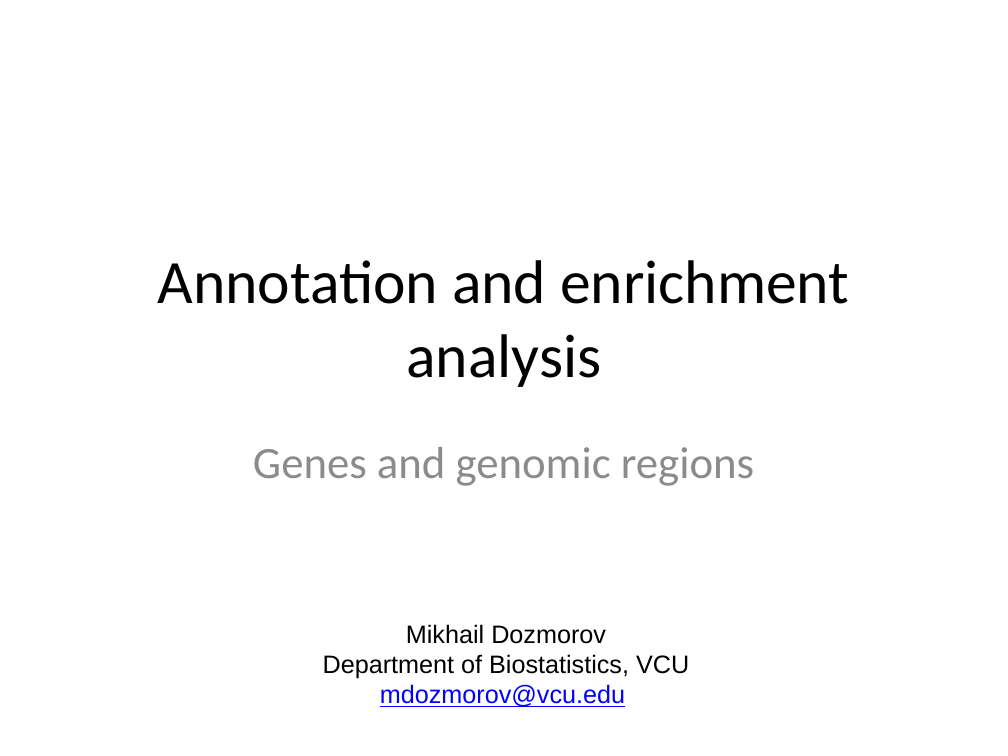
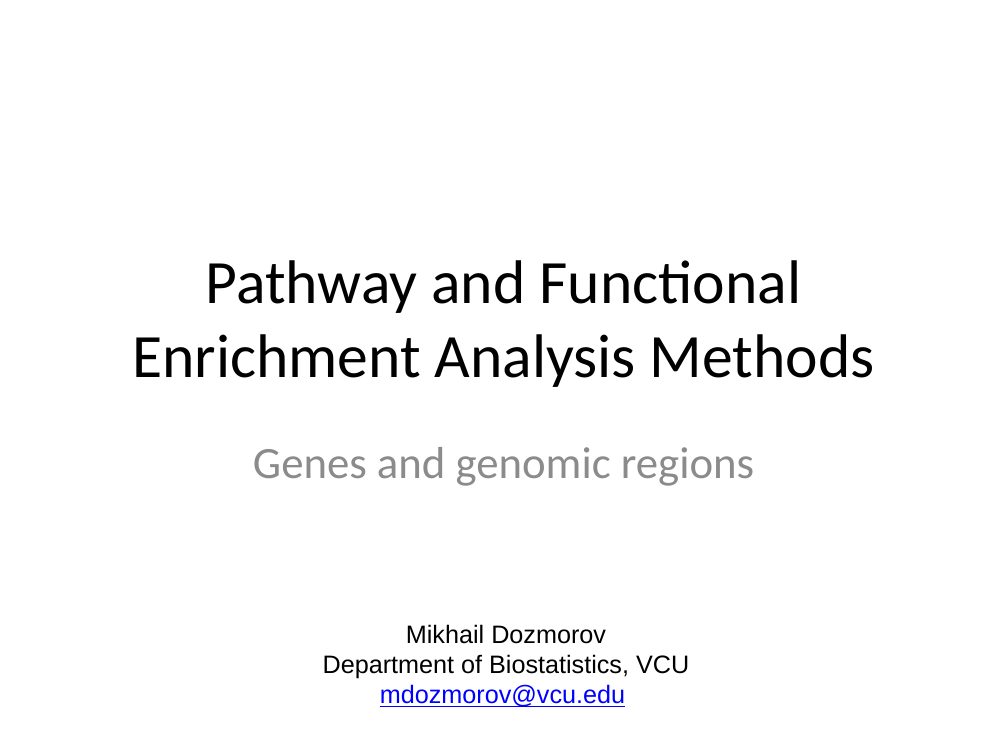
Before and after one commit to mdozmorov/ci-workshop, a slide deck: slide 1 of Slides/Annotation_and_enrichment.pptx. Drawn at 1008x756 pixels with LibreOffice and Linux fonts; fonts in the diff are those of the drawing. Boxes give left, top, right and bottom in pixels: in the first picture for what was removed or moved away, otherwise in the second. Text is boxed around its words. In the diff, an @@ line names an element or a change of style, - is before the commit and + after.

```diff
--- a/Slides/Annotation_and_enrichment.pptx
+++ b/Slides/Annotation_and_enrichment.pptx
@@ title at box(132, 260, 875, 387): text changed @@
-Annotation and enrichment analysis
+Pathway and Functional Enrichment Analysis Methods
```
Also in this commit, not shown: 3 other slides changed, 2 other files.
